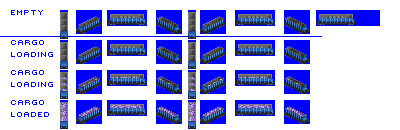
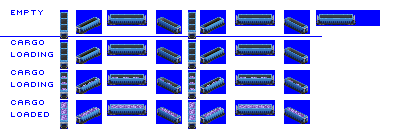
The second w=400, h=130 image is a revision of the first. Changes to its layers:
removed layer "loaded" over 61, 77, 306, 121
removed layer "wagon" over 60, 12, 355, 127
added layer "loads" above "hopper" over 61, 76, 305, 120
added layer "hopper" above "hopper new for reuse" over 60, 12, 355, 127
renamed "Background" to "bg", blend normal → darken over 60, 12, 355, 127
